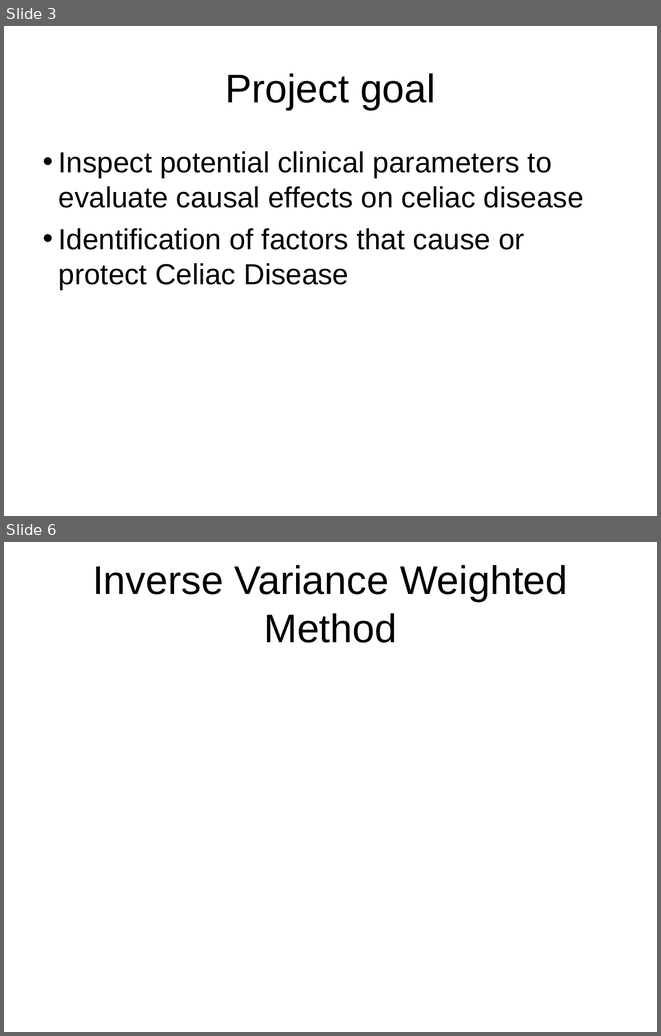
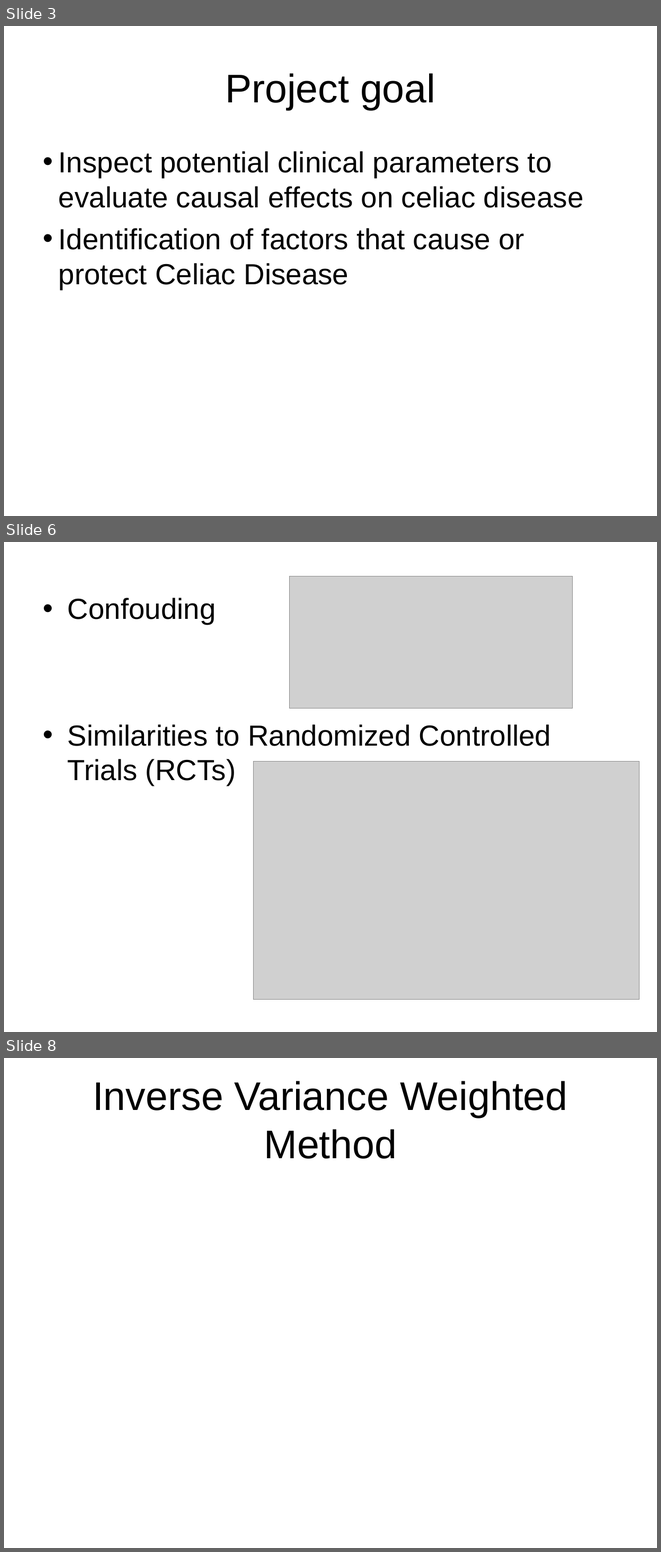
Before and after one commit to matthijsknigge/mendelianrandomization, a slide deck: internship/presentation.ppt. Shown one above the other, each under a label of ours: slides 3 and 6 before the commit, slides 3, 6 and 8 after it; the slides between them are not shown. The pictures are 661x1036 and 661x1552 pixels, drawn with LibreOffice and Linux fonts; fonts in the diff are those of the drawing; grey boxes stand for pictures. Boxes give left, top, right and bottom in pixels: in the first picture for what was removed or moved away, otherwise in the second. Text is boxed around its words. In the diff, an @@ line names an element or a change of style, - is before the commit and + after.

Commit message:
new version of presentation plus text

```diff
--- a/internship/presentation.ppt
+++ b/internship/presentation.ppt
@@ slide 6 added at <box>4,542,657,1032</box>, background #FFFFFF @@
@@ picture added at <box>289,576,573,708</box> @@
@@ text added at <box>68,598,551,785</box>, 32 pt, text #000000 @@
+• Confouding
+• Similarities to Randomized Controlled Trials (RCTs)
@@ picture added at <box>254,761,639,1000</box> @@
@@ what was slide 6 is now slide 8 @@
```
Also in this commit, not shown: 2 slides changed, 1 other slide added, 1 other file.
